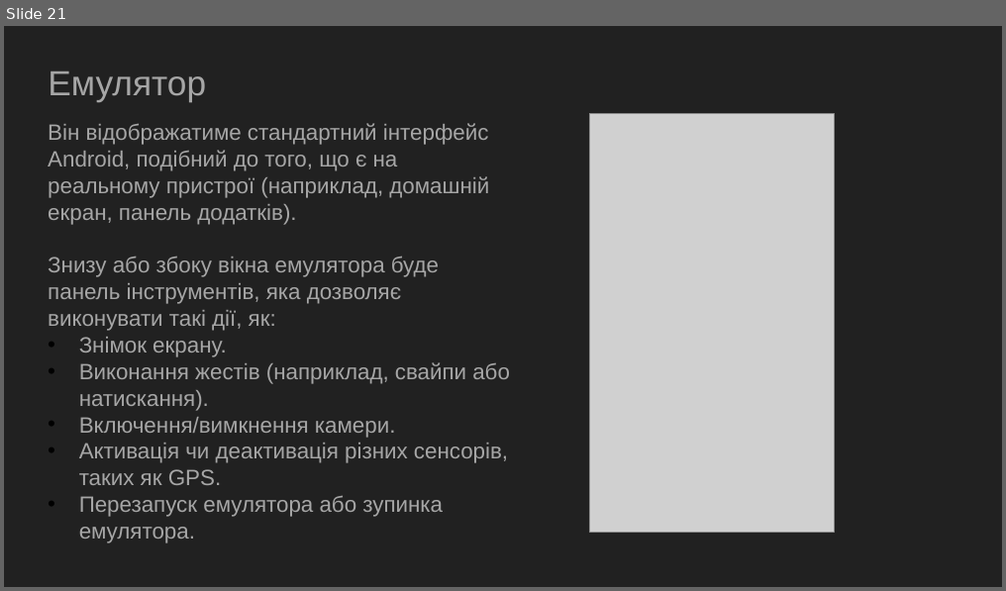
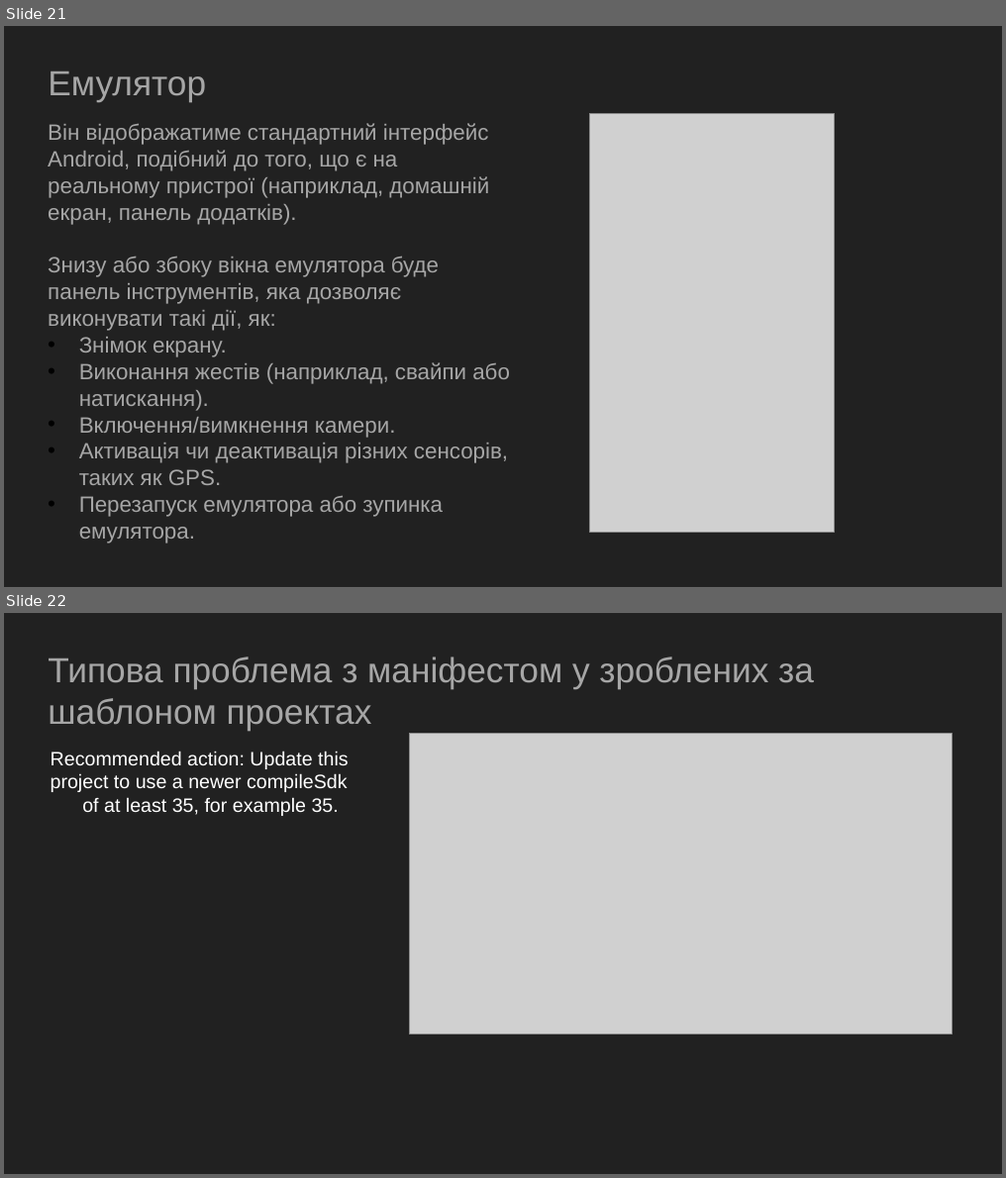
Before and after one commit to GeorgKantsedal/MMP-KKS-tasks, a slide deck: lectures materials/cross platform programming/3. Android studio setup.pptx. Shown one above the other, each under a label of ours: slide 21 before the commit, slides 21 and 22 after it. The pictures are 1006x591 and 1006x1178 pixels, drawn with LibreOffice and Linux fonts; fonts in the diff are those of the drawing; grey boxes stand for pictures. Boxes give left, top, right and bottom in pixels: in the first picture for what was removed or moved away, otherwise in the second. Text is boxed around its words. In the diff, an @@ line names an element or a change of style, - is before the commit and + after.

```diff
--- a/lectures materials/cross platform programming/3. Android studio setup.pptx
+++ b/lectures materials/cross platform programming/3. Android studio setup.pptx
@@ slide 22 added at (4, 613, 1002, 1174), background #212121 @@
@@ title added at (48, 657, 814, 731), 25.2 pt, text #A6A6A6 @@
+Типова проблема з маніфестом у зроблених за шаблоном проектах
@@ text added at (51, 751, 349, 816), 14 pt, text #FFFFFF @@
+Recommended action: Update this project to use a newer compileSdk
+of at least 35, for example 35.
@@ picture added at (409, 734, 952, 1034) @@
```
Also in this commit, not shown: 1 other slide added.
